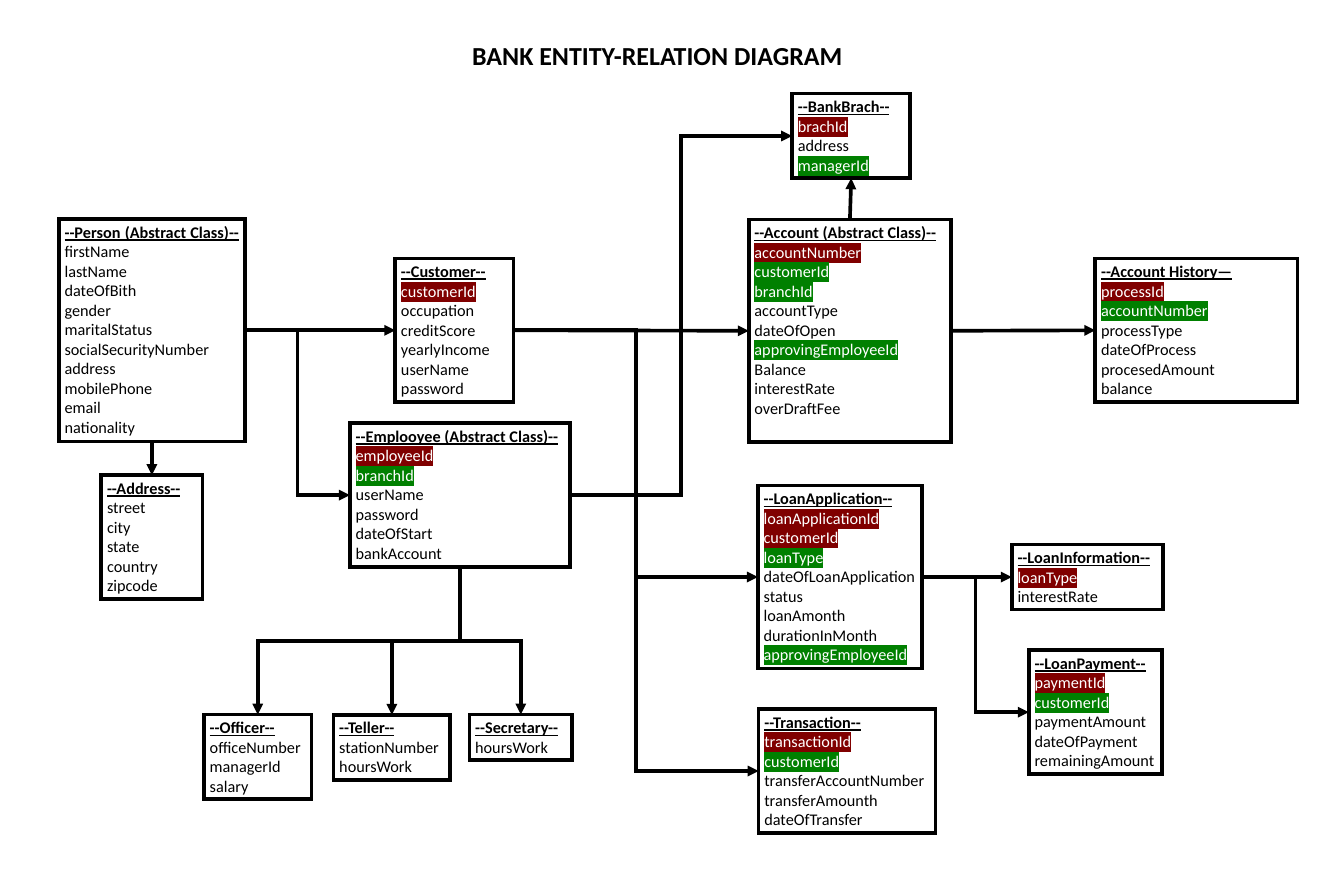
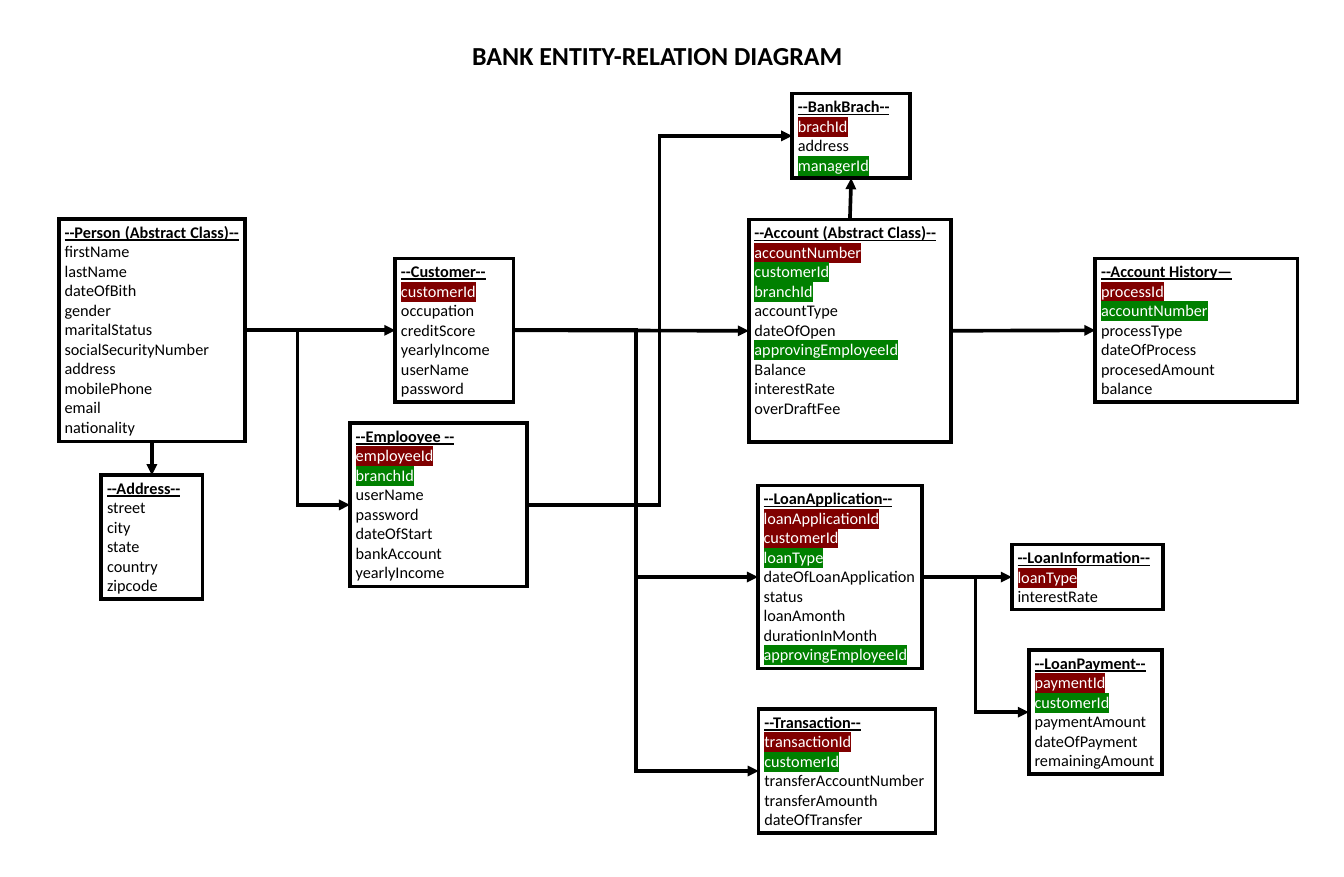
Before and after one commit to SocialDataAnalyticsSultan/Revanture, a slide deck: slide 1 of Week2-DataBase/Project/ER-Diagram.pptx. Drawn at 1344x877 pixels with LibreOffice and Linux fonts; fonts in the diff are those of the drawing. Boxes give left, top, right and bottom in pixels: in the first picture for what was removed or moved away, otherwise in the second. Text is boxed around its words. In the diff, an @@ line names an element or a change of style, - is before the commit and + after.

```diff
--- a/Week2-DataBase/Project/ER-Diagram.pptx
+++ b/Week2-DataBase/Project/ER-Diagram.pptx
@@ elbow arrow moved from (570, 495) - (792, 136) to (527, 505) - (792, 136) @@
@@ elbow arrow moved from (245, 330) - (350, 495) to (245, 330) - (350, 505) @@
@@ rectangle "--Emplooyee --" resized from (x1=350, y1=423, x2=570, y2=567) to (x1=350, y1=423, x2=527, y2=586) @@
@@ text in rectangle at (x1=356, y1=430, x2=441, y2=447): text changed @@
---Emplooyee (Abstract Class)--
+--Emplooyee --
@@ elbow arrow removed from (460, 567) to (258, 714) @@
@@ text in rectangle at (x1=356, y1=566, x2=445, y2=581): paragraph added @@
+yearlyIncome
@@ elbow arrow removed from (460, 567) to (392, 715) @@
@@ elbow arrow removed from (460, 567) to (521, 714) @@
@@ rectangle removed at (x1=204, y1=714, x2=311, y2=799) @@
---Officer--
-officeNumber
-managerId
-salary
@@ rectangle removed at (x1=334, y1=715, x2=451, y2=780) @@
---Teller--
-stationNumber
-hoursWork
@@ rectangle removed at (x1=469, y1=714, x2=572, y2=759) @@
---Secretary--
-hoursWork
```
Also in this commit, not shown: 9 other files.
